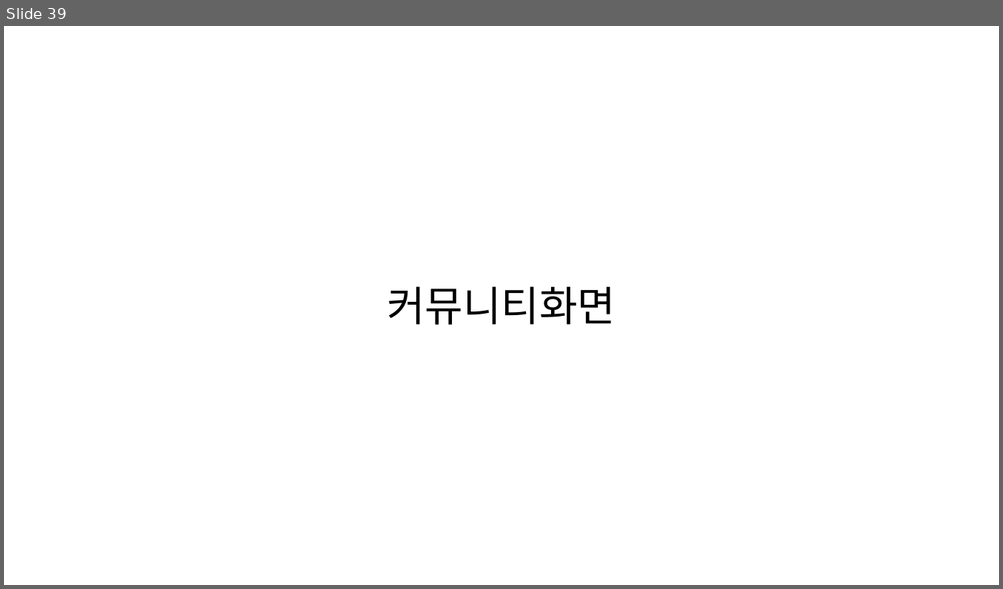
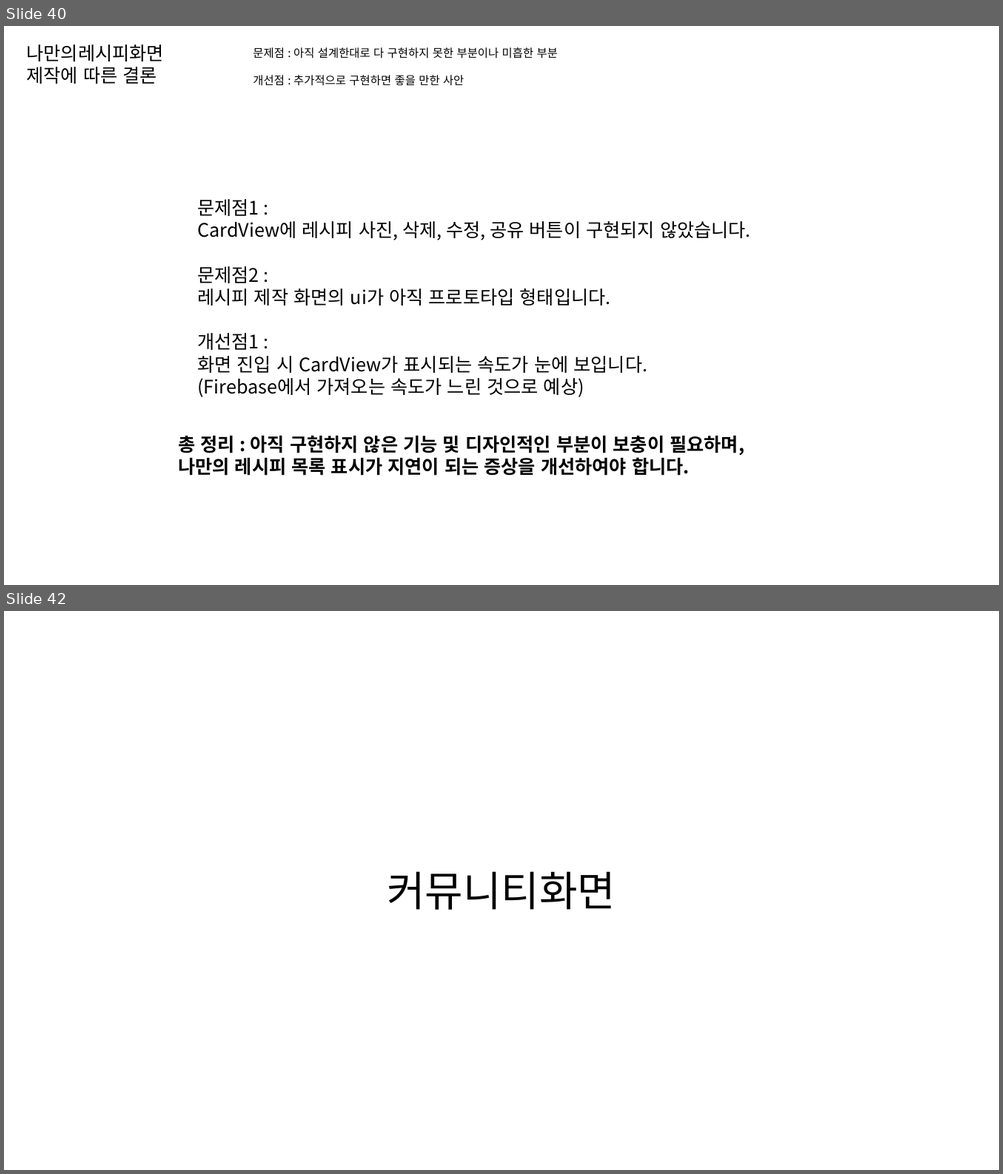
Before and after one commit to byungmeo/CockFit, a slide deck: Documents/4.제작보고서/제작보고서 자료.pptx. Shown one above the other, each under a label of ours: slide 39 before the commit, slides 40 and 42 after it; the slides between them are not shown. The pictures are 1003x589 and 1003x1174 pixels, drawn with LibreOffice and Linux fonts; fonts in the diff are those of the drawing. Boxes give left, top, right and bottom in pixels: in the first picture for what was removed or moved away, otherwise in the second. Text is boxed around its words. In the diff, an @@ line names an element or a change of style, - is before the commit and + after.

Commit message:
나만의 레시피 화면 제작보고서 업데이트

```diff
--- a/Documents/4.제작보고서/제작보고서 자료.pptx
+++ b/Documents/4.제작보고서/제작보고서 자료.pptx
@@ slide 40 added at [4,26,999,585], background #FFFFFF @@
@@ text added at [27,44,164,84], 18 pt, text #000000 @@
+나만의레시피화면
+제작에 따른 결론
@@ text added at [253,47,558,86], 11 pt, text #000000 @@
+문제점 : 아직 설계한대로 다 구현하지 못한 부분이나 미흡한 부분
+개선점 : 추가적으로 구현하면 좋을 만한 사안
@@ text added at [197,199,751,397], 18 pt, text #000000 @@
+문제점1 :
+CardView에 레시피 사진, 삭제, 수정, 공유 버튼이 구현되지 않았습니다.
+문제점2 :
+레시피 제작 화면의 ui가 아직 프로토타입 형태입니다.
+개선점1 :
+화면 진입 시 CardView가 표시되는 속도가 눈에 보입니다.
+(Firebase에서 가져오는 속도가 느린 것으로 예상)
@@ text added at [178,435,744,476], 18 pt, text #000000, bold @@
+총 정리 : 아직 구현하지 않은 기능 및 디자인적인 부분이 보충이 필요하며,
+나만의 레시피 목록 표시가 지연이 되는 증상을 개선하여야 합니다.
@@ what was slide 39 is now slide 42 @@
```
Also in this commit, not shown: 3 slides changed, 3 other slides added, 1 slide removed.
